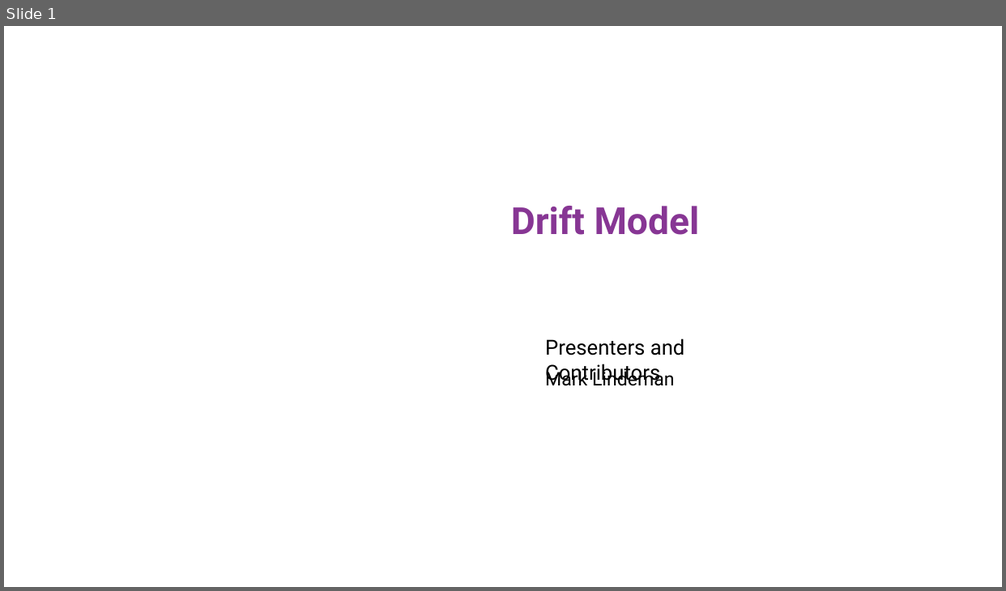
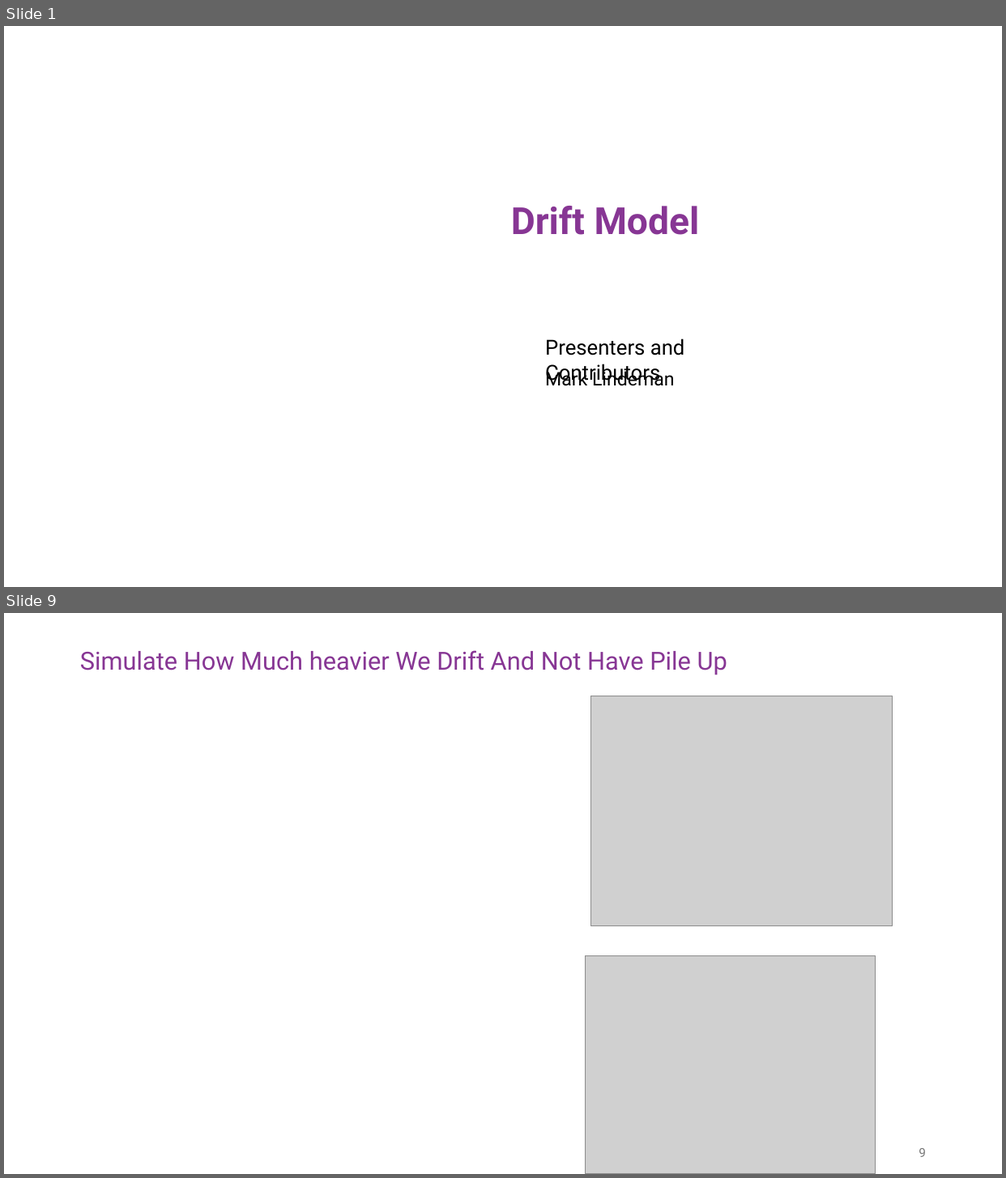
Before and after one commit to malindeman1999/python_drift_model, a slide deck: 2026-4-27 drift model.pptx. Shown one above the other, each under a label of ours: slide 1 before the commit, slides 1 and 9 after it; the slides between them are not shown. The pictures are 1006x591 and 1006x1178 pixels, drawn with LibreOffice and Linux fonts; fonts in the diff are those of the drawing; grey boxes stand for pictures; background and template pictures are left out. Boxes give left, top, right and bottom in pixels: in the first picture for what was removed or moved away, otherwise in the second. Text is boxed around its words. In the diff, an @@ line names an element or a change of style, - is before the commit and + after.

```diff
--- a/2026-4-27 drift model.pptx
+++ b/2026-4-27 drift model.pptx
@@ slide 9 added at <box>4,613,1002,1174</box>, background #FFFFFF @@
@@ title added at <box>80,650,727,675</box>, 24 pt, text #873694 @@
+Simulate How Much heavier We Drift And Not Have Pile Up
@@ picture added at <box>591,696,893,926</box> @@
@@ picture added at <box>586,956,876,1174</box> @@
@@ page number added at <box>918,1148,926,1157</box>, 12 pt, text #797979 @@
+9
```
Also in this commit, not shown: 4 slides changed, 13 other slides added, 4 slides removed, 4 other files.
